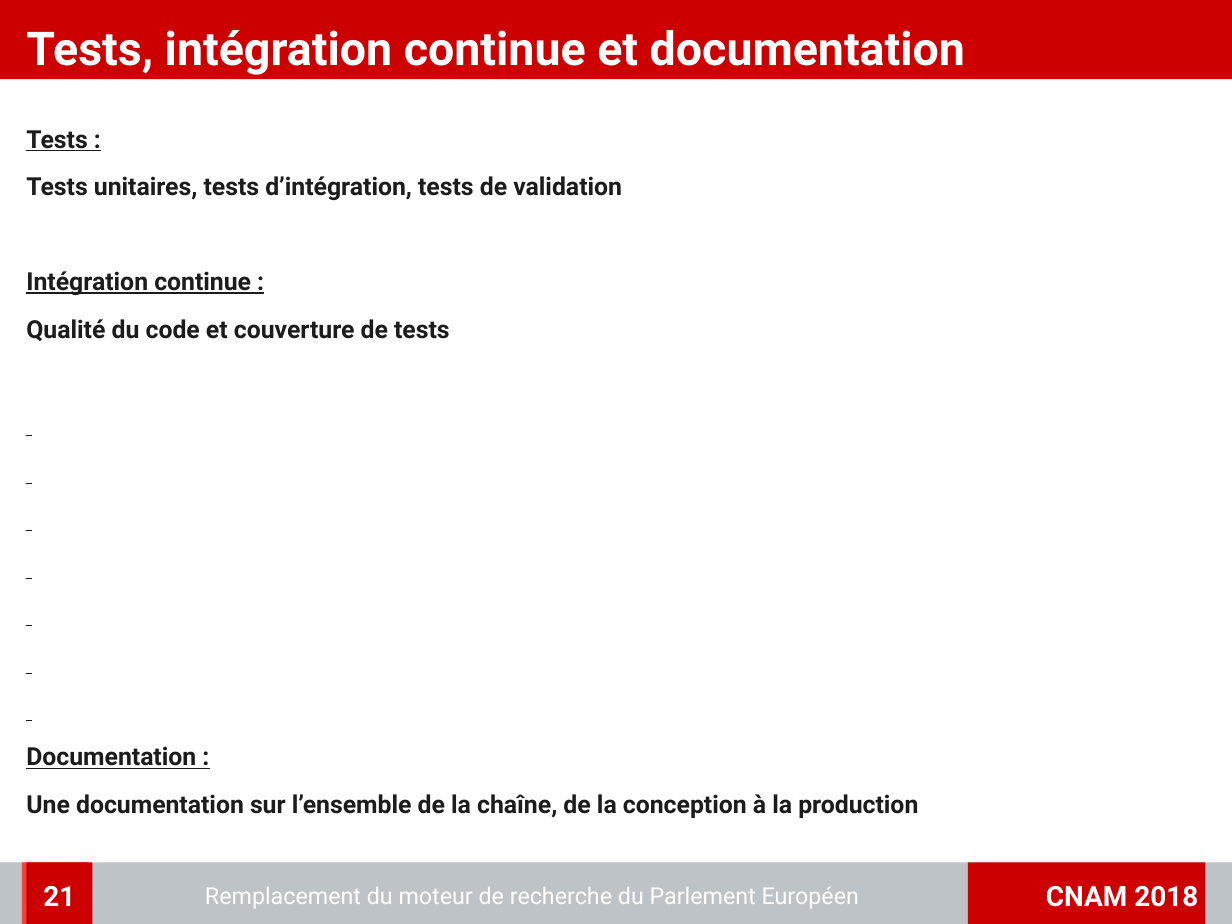
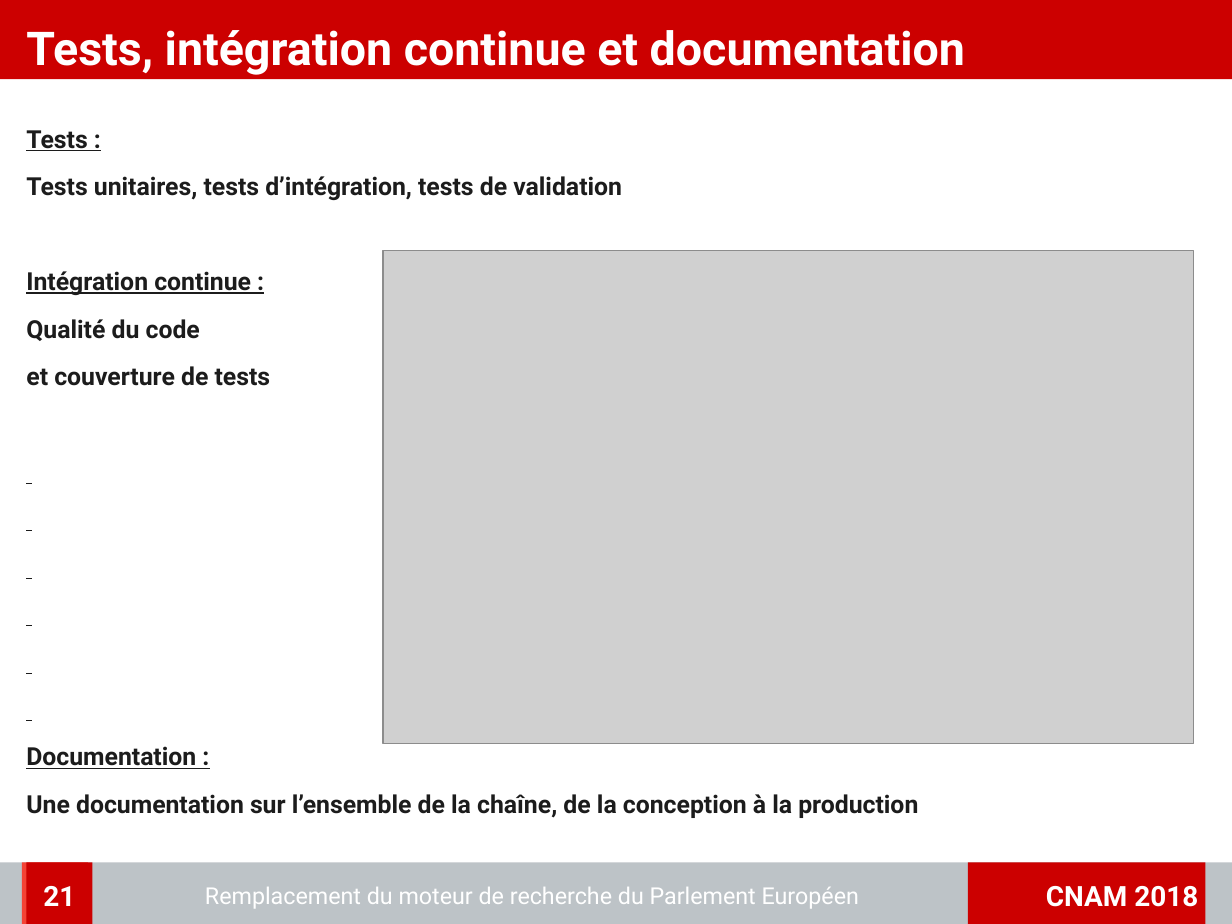
Before and after one commit to charleshuber/4tfront, a slide deck: slide 21 of memoire/presentation/memoire_presentation.odp. Drawn at 1232x924 pixels with LibreOffice and Linux fonts; fonts in the diff are those of the drawing; grey boxes stand for pictures; background and template pictures are left out. Boxes give left, top, right and bottom in pixels: in the first picture for what was removed or moved away, otherwise in the second. Text is boxed around its words. In the diff, an @@ line names an element or a change of style, - is before the commit and + after.

```diff
--- a/memoire/presentation/memoire_presentation.odp
+++ b/memoire/presentation/memoire_presentation.odp
@@ picture added at (383, 250, 1194, 743) @@
@@ text at (26, 319, 271, 386): text changed @@
-Qualité du code et couverture de tests
+Qualité du code
+et couverture de tests
```
Also in this commit, not shown: 5 other slides changed, 1 slide added, 4 other files.
